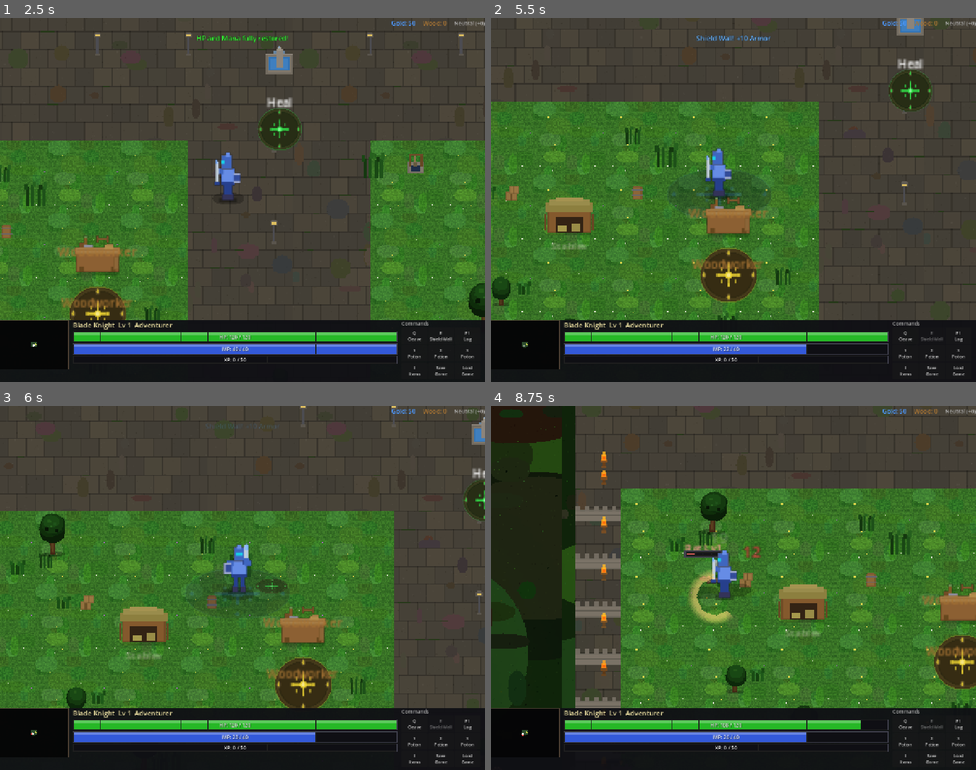
Above: before the commit, frames 1-4 (two rows, left to right).
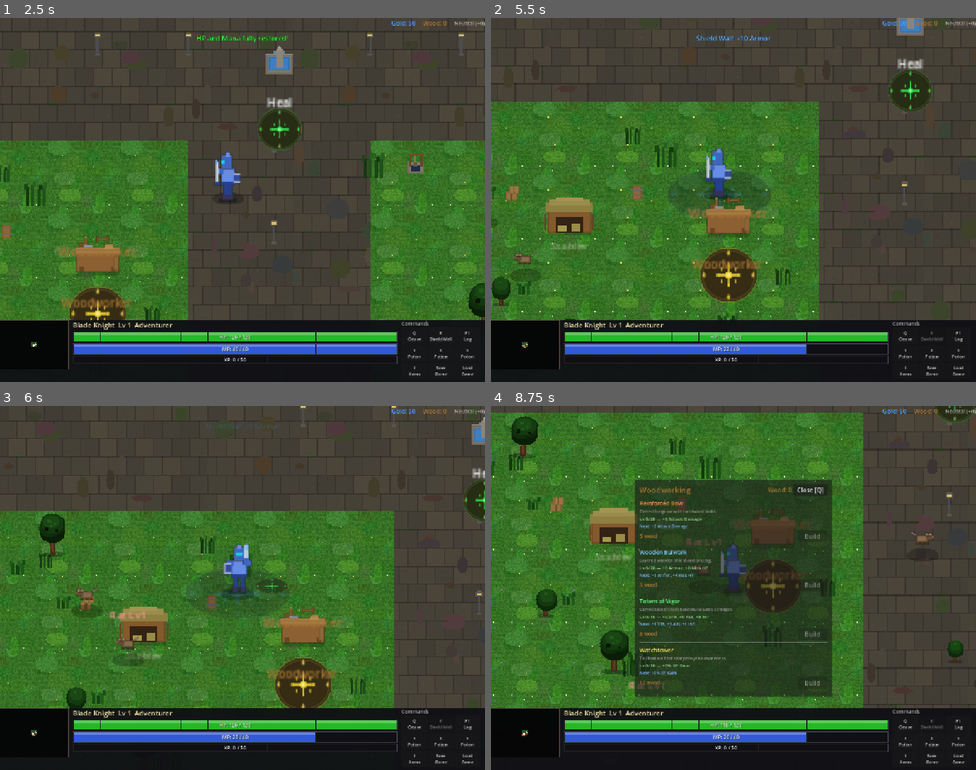
Above: after the commit, the same moments.

Repository: slxny/legends-open-rpg
Game: Godot game, scene res://scenes/main.tscn
The game is run twice, just before and just after one commit, with the same random seed, the same clock (stepped at 60 frames per second) and the same inputs.
Inputs (mouse positions are in pixels of both pictures, inside the frame that each line leads up to):
- Up to frame 1 (2.5 s): click "SELECT" at 0.5 s; tap Enter at 1.25 s; drag from (33, 352) to (242, 258) at 1.27 s; drag from (145, 218) to (242, 174) at 2.02 s
- Up to frame 2 (5.5 s): move the mouse to (782, 119) at 2.77 s; hold D (move_right) 2.78-3.5 s; hold E (ability_2) 2.78-3.5 s; tap Space (attack) at 3.05 s; drag from (709, 272) to (558, 323) at 3.52 s; move the mouse to (879, 254) at 4.27 s; hold A (move_left) 4.28-5 s; hold Space (attack) 4.28-5 s; tap F (interact) at 4.35 s; drag from (588, 145) to (714, 200) at 5.02 s
- Up to frame 3 (6 s): move the mouse to (266, 588) at 5.77 s; hold S (move_down) from 5.78 s (still down); hold Space (attack) from 5.78 s (still down); tap 2 at 5.85 s; click (266, 588) at 5.92 s
- Up to frame 4 (8.75 s): release S (move_down) at 6.5 s; release Space (attack) at 6.5 s; drag from (660, 497) to (636, 606) at 6.52 s; drag from (529, 580) to (840, 642) at 7.27 s; drag from (578, 755) to (946, 660) at 8.02 s

Frame 1 is identical in both runs. In frame 2, 0.3% of the frame differs, in the area x 0-11%, y 49-91%; in frame 3, 0.6%; in frame 4, 71%, in the area x 0-100%, y 0-91%.

Commit message:
Make rats much faster, reduce damage to 10
- move_speed: 55 → 100 (faster than goblins, close to wolves)
- attack_damage: 12 → 10

Rats should feel quick and swarmy rather than hard-hitting.

https://claude.ai/code/session_012os551rq58VMUGcUPanefS

Diff:
--- a/scenes/enemies/creep_camp.gd
+++ b/scenes/enemies/creep_camp.gd
@@ -10,10 +10,10 @@
 		"name": "Rat",
 		"level_range": [1, 1],
 		"sprite_type": "rat",
-		"move_speed": 55.0,
+		"move_speed": 100.0,
 		"attack_range": 28.0,
 		"aggro_range": 120.0,
-		"attack_damage": 12,
+		"attack_damage": 10,
 		"xp_reward": 4,
 		"gold_reward": 1,
 		"drop_table": "rat",
